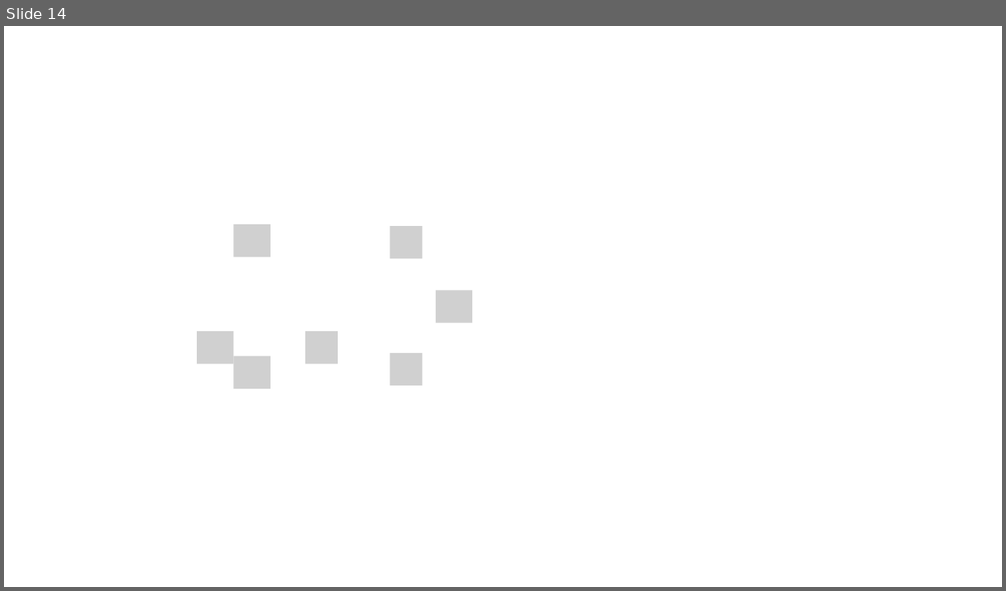
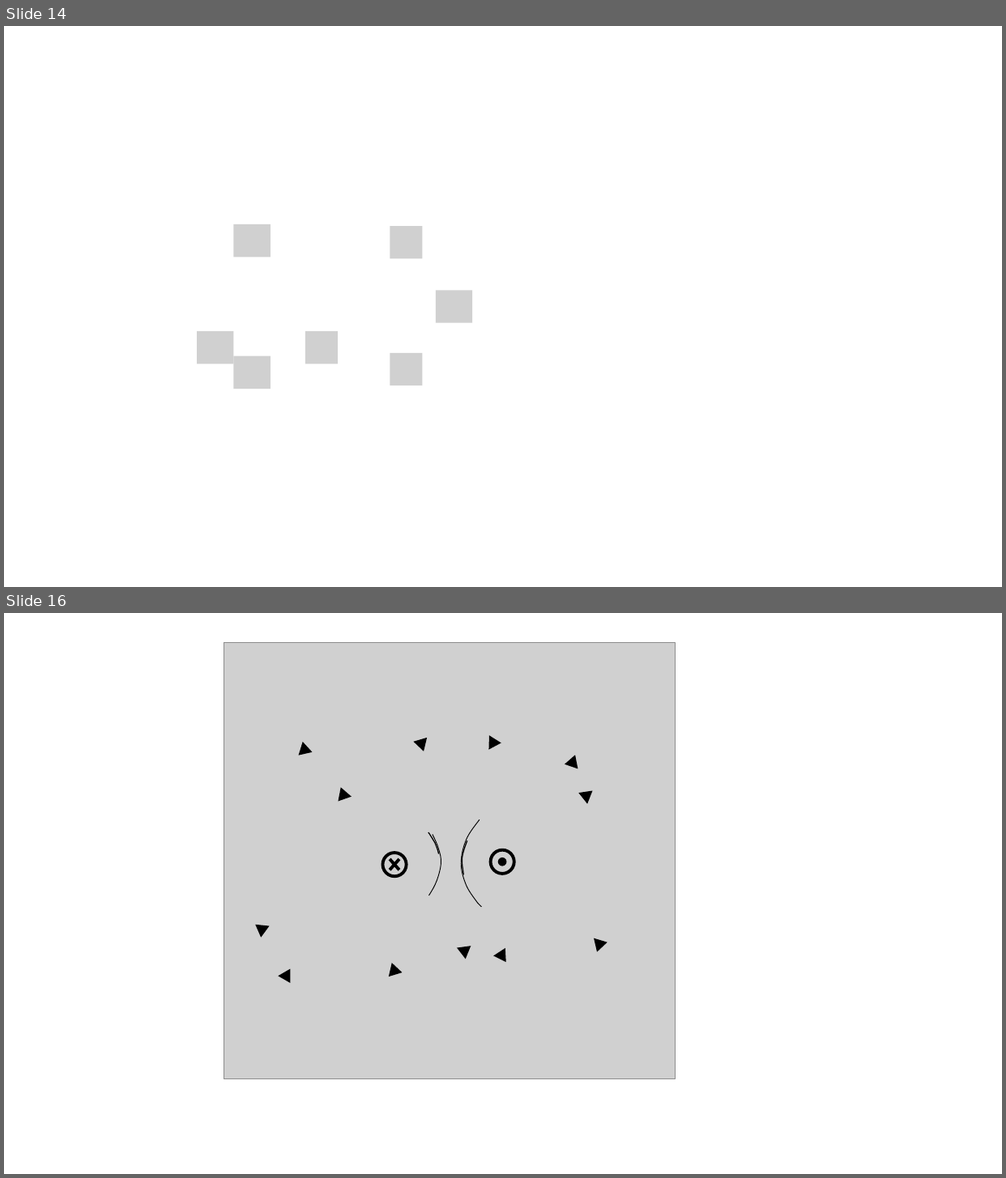
Before and after one commit to OSTP/PhysicsArtofModelling, a slide deck: tex/figures/MagneticForce/Figures.pptx. Shown one above the other, each under a label of ours: slide 14 before the commit, slides 14 and 16 after it; the slides between them are not shown. The pictures are 1006x591 and 1006x1178 pixels, drawn with LibreOffice and Linux fonts; fonts in the diff are those of the drawing; grey boxes stand for pictures; background and template pictures are left out. Boxes give left, top, right and bottom in pixels: in the first picture for what was removed or moved away, otherwise in the second. Text is boxed around its words. In the diff, an @@ line names an element or a change of style, - is before the commit and + after.

```diff
--- a/tex/figures/MagneticForce/Figures.pptx
+++ b/tex/figures/MagneticForce/Figures.pptx
@@ slide 16 added at [4,613,1002,1174], background #FFFFFF @@
@@ triangle added at [300,744,311,756], fill #000000, outline #000000 3 pt @@
@@ triangle added at [416,740,427,750], fill #000000, outline #000000 3 pt @@
@@ triangle added at [487,739,499,750], fill #000000, outline #000000 3 pt @@
@@ triangle added at [567,758,576,768], fill #000000, outline #000000 3 pt @@
@@ triangle added at [340,790,349,801], fill #000000, outline #000000 3 pt @@
@@ triangle added at [580,790,590,801], fill #000000, outline #000000 3 pt @@
@@ group added at [224,643,675,1080]: 4 freeform shapes, 3 ellipses, 1 picture, 1 cross @@
@@ triangle added at [255,923,266,935], fill #000000, outline #000000 3 pt @@
@@ triangle added at [459,948,470,956], fill #000000, outline #000000 3 pt @@
@@ triangle added at [496,951,509,962], fill #000000, outline #000000 3 pt @@
@@ triangle added at [596,939,605,949], fill #000000, outline #000000 3 pt @@
@@ triangle added at [281,972,288,981], fill #000000, outline #000000 3 pt @@
@@ triangle added at [387,966,399,977], fill #000000, outline #000000 3 pt @@
```
Also in this commit, not shown: 2 other slides added, 3 other files.
